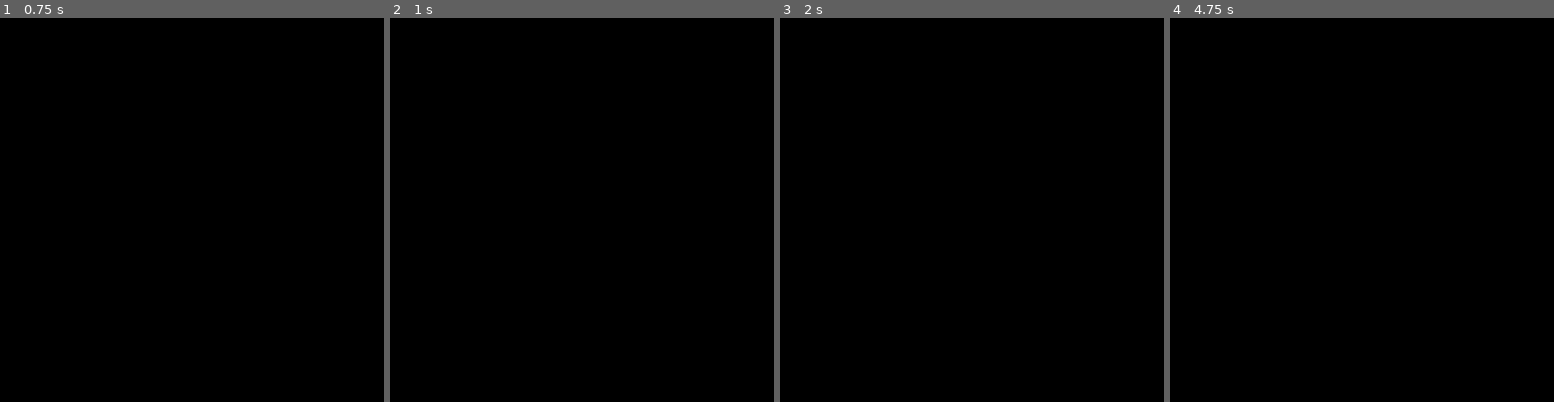
Above: before the commit, frames 1-4 (left to right).
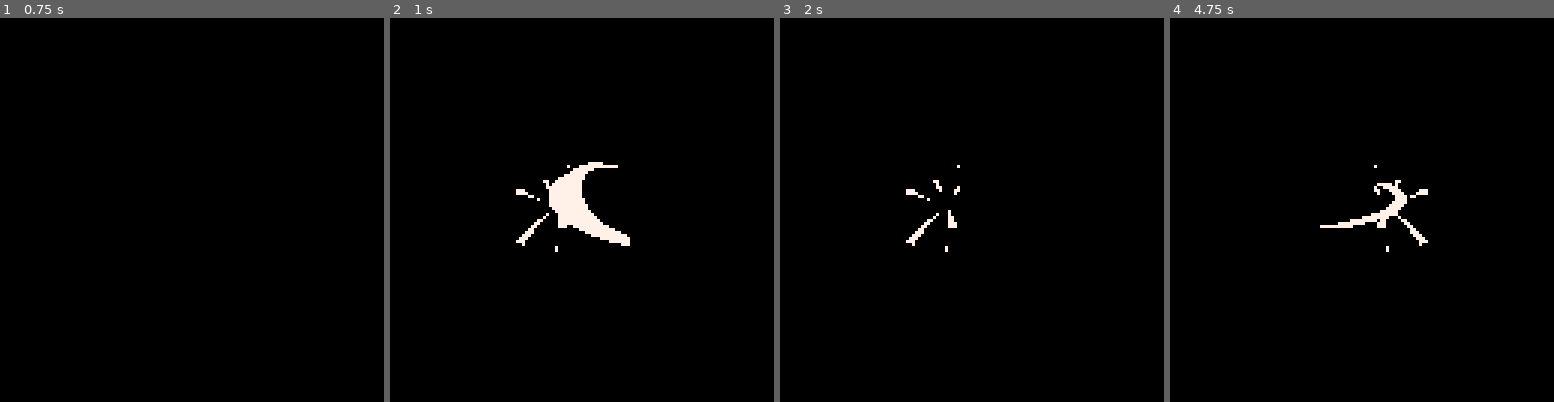
Above: after the commit, the same moments.

Repository: mkaemmerer/swordplay
Game: PICO-8 cartridge battle_anim.p8
The game is run twice, just before and just after one commit, with the same random seed, the same clock (stepped at 60 frames per second) and the same inputs.
Inputs:
- Up to frame 1 (0.75 s): no input
- Up to frame 2 (1 s): no input
- Up to frame 3 (2 s): no input
- Up to frame 4 (4.75 s): no input

Frame 1 is identical in both runs. In frame 2, 2.1% of the frame differs, in the area x 32-63%, y 37-61%; in frame 3, 0.4%; in frame 4, 0.9%.

Commit message:
Battle anim tweaks

Diff:
--- a/battle_anim.p8
+++ b/battle_anim.p8
@@ -594,51 +594,77 @@
 -->8
 -- battle anims
 
+
+function spr_frame(n,w,h)
+	return function(flp_x)
+		return draw_spr(n,0,0,w,h,flp_x)
+	end
+end
+
+slash_1 = spr_frame(64,4,4)
+slash_2 = spr_frame(68,4,4)
+slash_3 = spr_frame(72,4,4)
+
+sparks_1 = spr_frame(128,4,4)
+sparks_2 = spr_frame(132,4,4)
+
 function anim_slash_1(flp_x)
 	local dx = flp_x and -1 or 1
+	local slash  = slash_1(flp_x)
+	local sparks =
+		draw_with_offset(12*dx,0)
+			(sparks_1(flp_x))
+
 	return flow.seq({
 		-- slash
-		anim_frame(
-			draw_spr(64,0,0,4,4,flp_x),
-			2
-		),
+		anim_frame(slash, 2),
 		-- slash + sparks
 		anim_frame(
-			draw_seq({
-				draw_spr(64,0,0,4,4,flp_x),
-				draw_spr(132,12*dx,0,4,4,flp_x),
-			}),
+			draw_seq({slash,sparks}),
 			1
 		),
 		-- sparks
-		anim_frame(
-			draw_spr(132,12*dx,0,4,4,flp_x),
-			1
-		),
+		anim_frame(sparks,1),
 	})
 end
 
 function anim_slash_2(flp_x)
 	local dx = flp_x and -1 or 1
+	local slash  = slash_2(flp_x)
+	local sparks =
+		draw_with_offset(12*dx,0)
+			(sparks_1(flp_x))
+
 	return flow.seq({
 		-- slash
-		anim_frame(
-			draw_spr(128,0,0,4,4,flp_x),
-			2
-		),
+		anim_frame(slash, 2),
 		-- slash + sparks
 		anim_frame(
-			draw_seq({
-				draw_spr(128,0,0,4,4,flp_x),
-				draw_spr(132,12*dx,0,4,4,flp_x),
-			}),
+			draw_seq({slash,sparks}),
 			1
 		),
 		-- sparks
+		anim_frame(sparks,1),
+	})
+end
+
+function anim_slash_3(flp_x)
+	local dx = flp_x and -1 or 1
+	local slash  = slash_3(flp_x)
+	local sparks =
+		draw_with_offset(12*dx,0)
+			(sparks_2(not flp_x))
+
+	return flow.seq({
+		-- slash
+		anim_frame(slash, 2),
+		-- slash + sparks
 		anim_frame(
-			draw_spr(132,12*dx,0,4,4,flp_x),
+			draw_seq({slash,sparks}),
 			1
 		),
+		-- sparks
+		anim_frame(sparks,1),
 	})
 end
 
@@ -646,16 +672,19 @@
 anim_flow = flow.loop(
 	flow.seq({
 		anim_slash_1(false),
-		anim_frame(noop,30),
+		anim_frame(noop,20),
 
 		anim_slash_2(true),
-		anim_frame(noop,30),
+		anim_frame(noop,20),
 
 		anim_slash_1(true),
-		anim_frame(noop,30),
+		anim_frame(noop,20),
 
 		anim_slash_2(false),
-		anim_frame(noop,30),
+		anim_frame(noop,20),
+
+		anim_slash_3(true),
+		anim_frame(noop,20),
 	}):wrap(function(scn)
 		return {
 			update = scn.update,
Not shown, changed: 94 lines of the sprite sheet (__gfx__) section of battle_anim.p8
